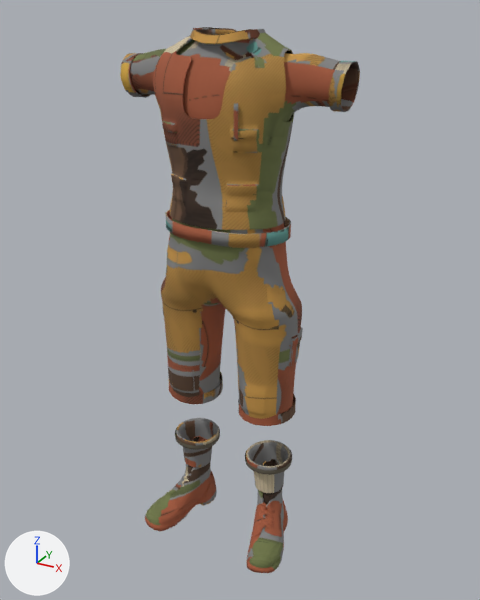
The glTF model data/characters/traveller-v2/outfits/moss-gardener/moss-gardener.glb: old version first, new version second.
Both versions are drawn from a 50 mm camera at (0.864, -1.486, 1.543) aimed at (0.034, 0.024, 0.788). Lighting does not change. The marker at lower left points along +X, +Y and +Z. The older version comes first. Vertices at exactly the same position are counted once.

The older version as bpy lines, for what is in view:
```python
ob_gardenboots = bpy.data.objects.new('GardenBoots', me_gardenboots)
ob_gardenboots.location = (0.0, 0.0, 0.0)
ob_gardengear = bpy.data.objects.new('GardenGear', me_gardengear)
ob_gardengear.location = (0.0, 0.0, 0.0)
ob_gardenshirt = bpy.data.objects.new('GardenShirt', me_gardenshirt)
ob_gardenshirt.location = (0.0, 0.0, 0.0)
ob_shorts = bpy.data.objects.new('Shorts', me_shorts)
ob_shorts.location = (0.0, 0.0, 0.0)
ob_socks = bpy.data.objects.new('Socks', me_socks)
ob_socks.location = (0.0, 0.0, 0.0)
ob_waistcoat = bpy.data.objects.new('Waistcoat', me_waistcoat)
ob_waistcoat.location = (0.0, 0.0, 0.0)
```
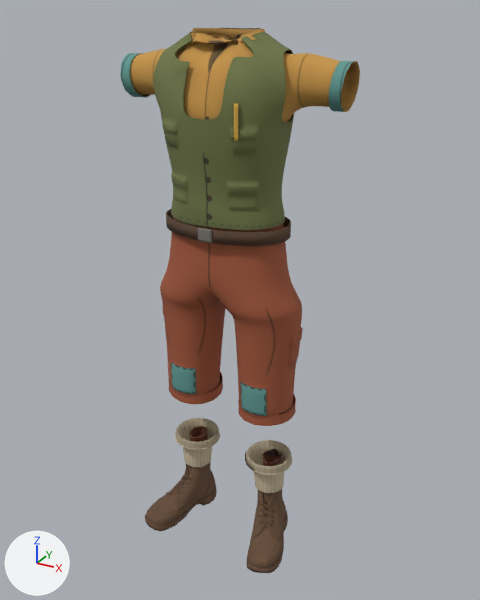
Diff of the bpy script that builds the scene:
```diff
--- a/data/characters/traveller-v2/outfits/moss-gardener/moss-gardener.glb.py
+++ b/data/characters/traveller-v2/outfits/moss-gardener/moss-gardener.glb.py
@@ me_gardenboots @@
-me_gardenboots.from_pydata(...)  # 3363 vertices, 6505 faces; spans x -0.236..0.237, y -0.165..0.108, z 0.0..0.239
+me_gardenboots.from_pydata(...)  # 3301 vertices, 6406 faces; spans x -0.236..0.237, y -0.165..0.108, z 0.0..0.287
+# me_gardenboots part 1: 107 vertices moved from x 0.105..0.163, y 0.007..0.08, z 0.192..0.238 to x 0.105..0.163, y 0.007..0.08, z 0.194..0.287; 127 vertices removed from x 0.102..0.163, y 0.004..0.084, z 0.193..0.237; 148 vertices added at x 0.103..0.162, y 0.004..0.083, z 0.255..0.287
+# me_gardenboots part 2: 90 vertices moved from x -0.161..-0.104, y 0.008..0.079, z 0.191..0.239 to x -0.161..-0.104, y 0.008..0.079, z 0.191..0.277; 111 vertices removed from x -0.159..-0.106, y 0.008..0.076, z 0.198..0.239; 28 vertices added at x -0.159..-0.106, y 0.008..0.072, z 0.275
+# me_gardenboots part 3: 6126 kept faces spanning x -0.236..0.237, y -0.165..0.108, z 0.0..0.287 get new texture (UV) coordinates
 me_gardenboots.materials.append(mat_outfit_moss_gardener)
@@ me_gardengear @@
-me_gardengear.from_pydata(...)  # 416 vertices, 816 faces; spans x -0.18..0.18, y -0.112..0.135, z 0.992..1.343
+me_gardengear.from_pydata(...)  # 416 vertices, 816 faces; spans x -0.18..0.18, y -0.106..0.135, z 0.992..1.343
+# me_gardengear part 4: 144 of 416 vertices moved; they spanned x -0.17..0.179, y -0.112..-0.009, z 0.992..1.029 and now span x -0.169..0.177, y -0.104..-0.008, z 0.992..1.028; mean shift (0.0, 0.008, -0.001); largest move (0.082, -0.104, 1.029) -> (0.077, -0.086, 1.028)
+# me_gardengear part 5: 809 kept faces spanning x -0.18..0.18, y -0.106..0.135, z 0.992..1.343 get new texture (UV) coordinates
 me_gardengear.materials.append(mat_outfit_moss_gardener)
@@ me_gardenshirt @@
-me_gardenshirt.from_pydata(...)  # 6514 vertices, 12697 faces; spans x -0.317..0.317, y -0.095..0.126, z 1.011..1.499
+me_gardenshirt.from_pydata(...)  # 6698 vertices, 13044 faces; spans x -0.317..0.317, y -0.095..0.126, z 1.01..1.498
+# me_gardenshirt part 6: 1056 vertices moved from x -0.174..0.138, y -0.093..0.111, z 1.323..1.498 to x -0.174..0.138, y -0.093..0.111, z 1.324..1.498; 543 vertices removed from x -0.096..0.097, y -0.056..0.108, z 1.447..1.499; 727 vertices added at x -0.091..0.094, y -0.043..0.109, z 1.453..1.498
+# me_gardenshirt part 7: 11039 kept faces spanning x -0.317..0.317, y -0.095..0.126, z 1.01..1.498 get new texture (UV) coordinates
+# other edits to the shape of me_gardenshirt do not show in these pictures
 me_gardenshirt.materials.append(mat_outfit_moss_gardener)
@@ me_shorts @@
-me_shorts.from_pydata(...)  # 6175 vertices, 12144 faces; spans x -0.22..0.22, y -0.109..0.125, z 0.447..1.092
+me_shorts.from_pydata(...)  # 6175 vertices, 12144 faces; spans x -0.22..0.22, y -0.086..0.125, z 0.447..1.086
+# me_shorts part 8: 977 of 6175 vertices moved; they spanned x -0.21..0.181, y -0.109..0.119, z 0.709..1.092 and now span x -0.211..0.18, y -0.086..0.119, z 0.709..1.086; mean shift (0.0, 0.006, -0.001); largest move (0.094, -0.098, 1.017) -> (0.082, -0.07, 1.012)
+# me_shorts part 9: 11417 kept faces spanning x -0.22..0.22, y -0.086..0.125, z 0.447..1.086 get new texture (UV) coordinates
 me_shorts.materials.append(mat_outfit_moss_gardener)
@@ me_socks @@
-me_socks.from_pydata(...)  # 3035 vertices, 5814 faces; spans x -0.202..0.202, y -0.039..0.108, z 0.173..0.293
+me_socks.from_pydata(...)  # 2745 vertices, 5218 faces; spans x -0.202..0.202, y -0.039..0.108, z 0.173..0.293
+# me_socks part 10: 1 vertex moved within x -0.074, y 0.081, z 0.267; 223 vertices removed from x -0.202..-0.057, y -0.039..0.108, z 0.266..0.284; 55 vertices added at x -0.202..-0.056, y -0.039..0.108, z 0.266..0.269
+# me_socks part 11: 2 vertices moved from x 0.074..0.109, y -0.036..0.081, z 0.267..0.282 to x 0.074..0.109, y -0.036..0.081, z 0.267..0.28; 175 vertices removed from x 0.057..0.202, y -0.039..0.108, z 0.267..0.284; 53 vertices added at x 0.056..0.202, y -0.039..0.108, z 0.266..0.279
+# me_socks part 12: 4378 kept faces spanning x -0.199..0.199, y -0.036..0.105, z 0.173..0.293 get new texture (UV) coordinates
 me_socks.materials.append(mat_outfit_moss_gardener)
@@ me_waistcoat @@
-me_waistcoat.from_pydata(...)  # 4743 vertices, 9147 faces; spans x -0.186..0.186, y -0.109..0.138, z 1.031..1.49
+me_waistcoat.from_pydata(...)  # 4751 vertices, 9160 faces; spans x -0.186..0.186, y -0.109..0.138, z 1.029..1.491
+# me_waistcoat part 13: 769 vertices moved from x -0.162..0.16, y -0.106..0.109, z 1.032..1.158 to x -0.161..0.159, y -0.093..0.109, z 1.03..1.158; 226 vertices removed from x -0.141..0.136, y -0.107..0.098, z 1.031..1.158; 235 vertices added at x -0.141..0.135, y -0.093..0.096, z 1.029..1.158
+# me_waistcoat part 14: 821 vertices moved from x -0.168..0.172, y -0.104..0.129, z 1.326..1.49 to x -0.169..0.171, y -0.103..0.128, z 1.327..1.491; 94 vertices removed from x -0.151..0.121, y -0.088..0.116, z 1.371..1.485; 93 vertices added at x -0.151..0.117, y -0.088..0.105, z 1.354..1.486
+# me_waistcoat part 15: 6957 kept faces spanning x -0.186..0.186, y -0.109..0.138, z 1.03..1.491 get new texture (UV) coordinates
 me_waistcoat.materials.append(mat_outfit_moss_gardener)
```

What differs and where, as boxes (x1, y1, x2, y2) in the pictures (480 x 600 px; the box of a moved part takes in the faces that stretch with it):
'Shorts', reshaped: before (161, 217, 303, 426); after (160, 217, 303, 426)
'Waistcoat', reshaped: before (153, 33, 294, 230); after (153, 31, 294, 230)
'GardenShirt', reshaped: before (120, 27, 360, 122); after (120, 28, 360, 122)
'GardenBoots', reshaped (7% taller): before (145, 436, 288, 573); after (145, 426, 288, 573)
'GardenGear', reshaped: before (165, 103, 291, 248); after (166, 103, 291, 246)
part 1 of me_gardenboots, moved or reshaped: before (263, 459, 278, 466); after (262, 449, 282, 466)
part 2 of me_gardenboots, moved or reshaped (mostly hidden before): before (193, 436, 207, 442); after (189, 426, 208, 442)
part 3 of me_gardenboots, surface changed: before (145, 436, 288, 573); after (145, 426, 288, 573)
part 4 of me_gardengear, moved or reshaped: before (165, 211, 288, 248); after (166, 211, 288, 246)
part 5 of me_gardengear, surface changed: (166, 103, 291, 246) in both
part 6 of me_gardenshirt, moved or reshaped: before (176, 27, 262, 114); after (176, 28, 262, 114)
part 7 of me_gardenshirt, surface changed: (120, 28, 360, 122) in both
part 8 of me_shorts, moved or reshaped: before (161, 217, 286, 353); after (160, 217, 284, 353)
part 9 of me_shorts, surface changed: (161, 219, 303, 425) in both
part 10 of me_socks, cut back: before (175, 425, 220, 450); after (175, 433, 220, 450)
part 11 of me_socks, cut back: before (247, 449, 292, 475); after (251, 456, 292, 475)
part 12 of me_socks, surface changed (lighter): (176, 418, 291, 492) in both
part 13 of me_waistcoat, moved or reshaped: before (170, 168, 286, 230); after (171, 168, 285, 230)
part 14 of me_waistcoat, moved or reshaped: before (161, 33, 291, 111); after (161, 31, 291, 111)
part 15 of me_waistcoat, surface changed: (153, 33, 294, 230) in both
